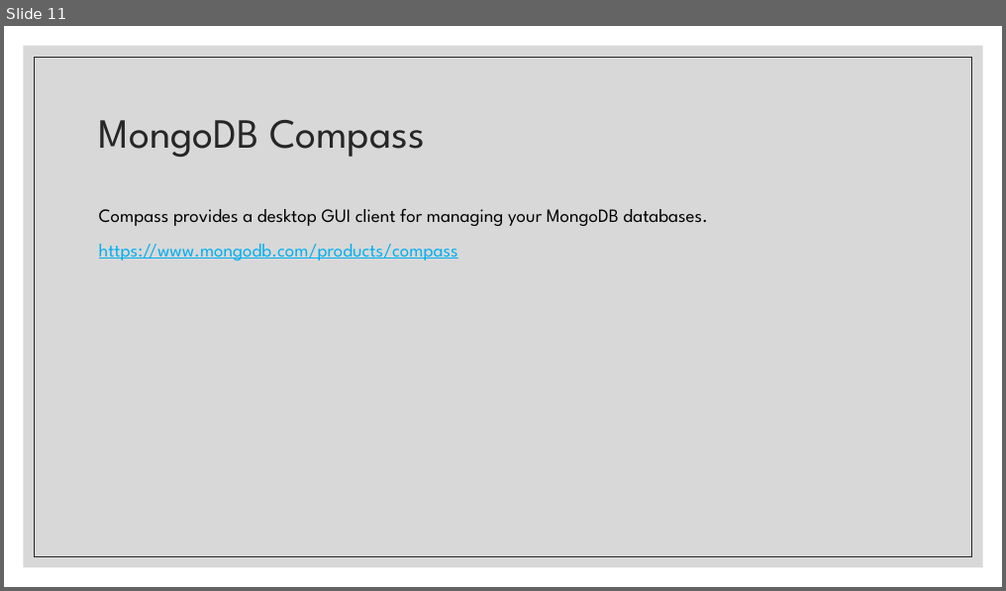
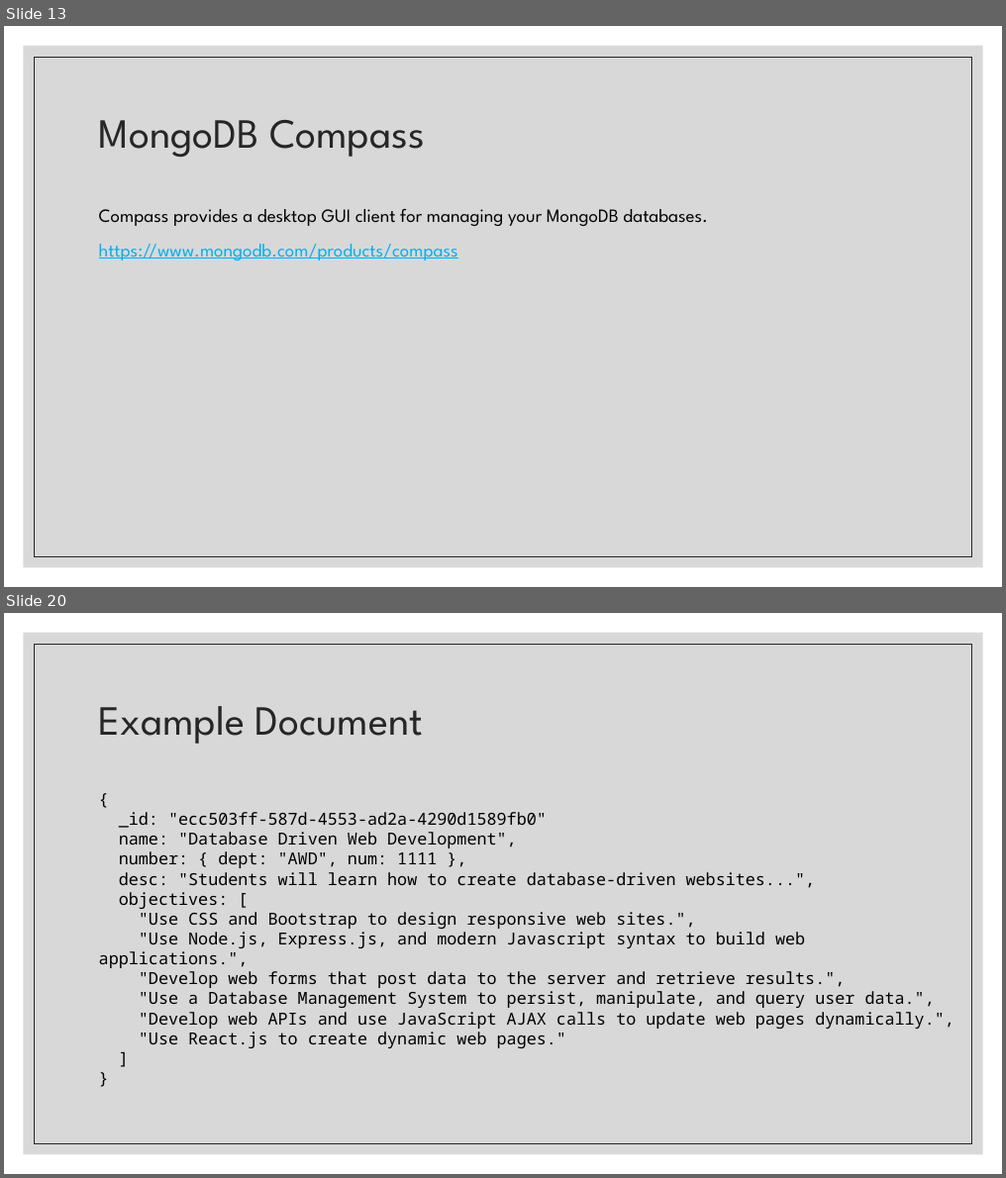
Before and after one commit to zackstotts/base-node-curriculum, a slide deck: unit_03/slides/01 Intro to MongoDB.pptx. Shown one above the other, each under a label of ours: slide 11 before the commit, slides 13 and 20 after it; the slides between them are not shown. The pictures are 1006x591 and 1006x1178 pixels, drawn with LibreOffice and Linux fonts; fonts in the diff are those of the drawing. Boxes give left, top, right and bottom in pixels: in the first picture for what was removed or moved away, otherwise in the second. Text is boxed around its words. In the diff, an @@ line names an element or a change of style, - is before the commit and + after.

```diff
--- a/unit_03/slides/01 Intro to MongoDB.pptx
+++ b/unit_03/slides/01 Intro to MongoDB.pptx
@@ slide 20 added at [4, 613, 1002, 1174], background #FFFFFF; not listed: 2 template elements that a slide beside it also shows @@
@@ title added at [99, 706, 423, 744], 40 pt, text #262626 @@
+Example Document
@@ text added at [99, 812, 954, 1049], 16 pt, text #000000 @@
+{
+_id: "ecc503ff-587d-4553-ad2a-4290d1589fb0"
+name: "Database Driven Web Development",
+number: { dept: "AWD", num: 1111 },
+desc: "Students will learn how to create database-driven websites...",
+objectives: [
+"Use CSS and Bootstrap to design responsive web sites.",
+"Use Node.js, Express.js, and modern Javascript syntax to build web applications.",
+"Develop web forms that post data to the server and retrieve results.",
+"Use a Database Management System to persist, manipulate, and query user data.",
+"Develop web APIs and use JavaScript AJAX calls to update web pages dynamically.",
+"Use React.js to create dynamic web pages."
+]
+}
@@ what was slide 11 is now slide 13 @@
```
Also in this commit, not shown: 8 slides changed, 27 other slides added, 2 slides removed.
